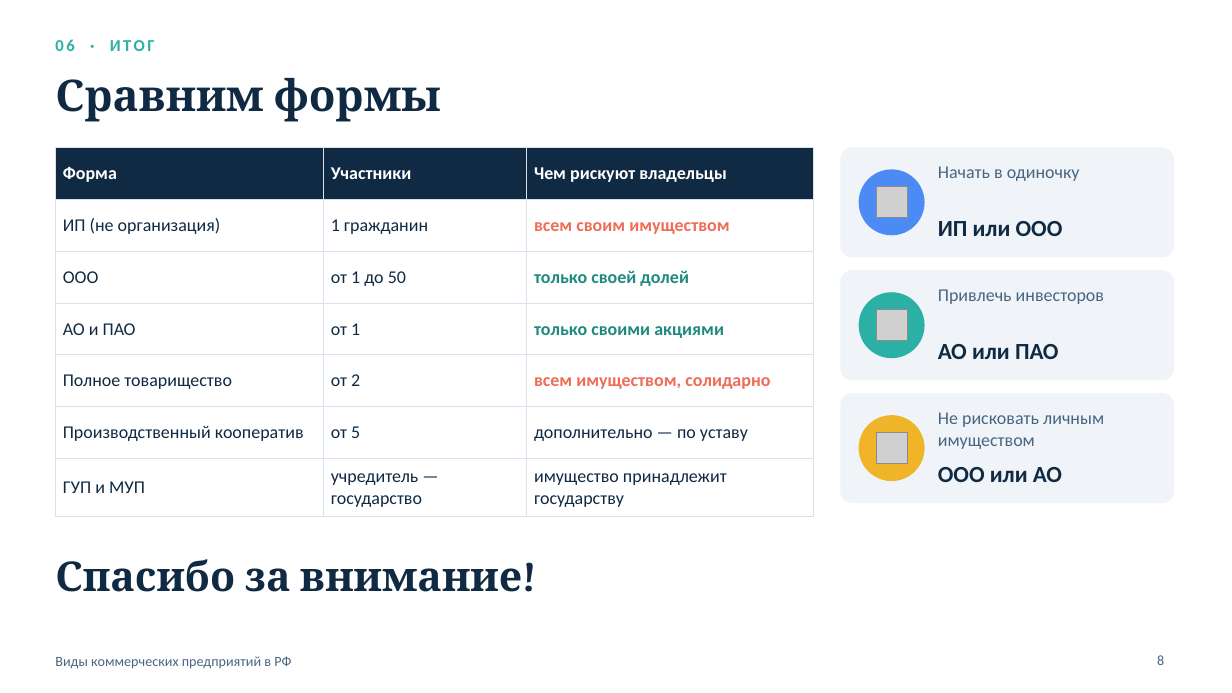
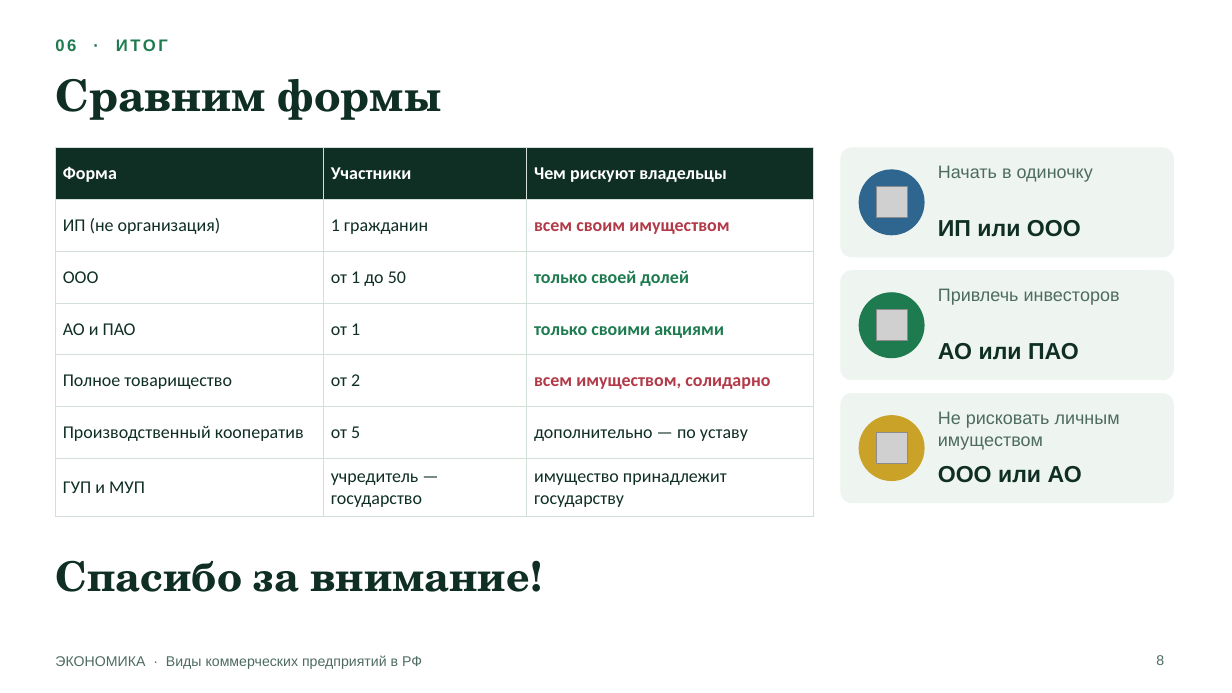
Before and after one commit to pwrnr4cts8-collab/musor, a slide deck: slide 8 of vidy_predpriyatiy/Виды_коммерческих_предприятий_РФ.pptx. Drawn at 1232x693 pixels with LibreOffice and Linux fonts; fonts in the diff are those of the drawing; grey boxes stand for pictures; background and template pictures are left out. Boxes give left, top, right and bottom in pixels: in the first picture for what was removed or moved away, otherwise in the second. Text is boxed around its words. In the diff, an @@ line names an element or a change of style, - is before the commit and + after.

```diff
--- a/vidy_predpriyatiy/Виды_коммерческих_предприятий_РФ.pptx
+++ b/vidy_predpriyatiy/Виды_коммерческих_предприятий_РФ.pptx
@@ text "06 · ИТОГ" at [55, 39, 168, 51]: font Calibri to Arial, text colour #2BB0A6 to #1E7B4F @@
@@ title "Сравним формы" at [55, 79, 441, 120]: font Cambria to TeX Gyre Schola, text colour #102A43 to #0F2E24 @@
@@ table at [55, 148, 813, 511] @@
@@ fill #102A43 to #0F2E24 in row 1 @@
@@ text colour #102A43 to #0F2E24 in "ИП (не организация)", "1 гражданин", "ООО", "от 1 до 50" and 10 more places @@
@@ text colour #EF6C57 to #B23A48 in "всем своим имуществом", "всем имуществом, солидарно" @@
@@ text colour #1F8A80 to #1E7B4F in "только своей долей", "только своими акциями" @@
@@ borders changed @@
@@ ellipse at [860, 170, 924, 235]: fill #4C8BF5 to #2F6690; outline #4C8BF5 1 pt to #2F6690 1 pt @@
@@ ellipse at [860, 293, 924, 358]: fill #2BB0A6 to #1E7B4F; outline #2BB0A6 1 pt to #1E7B4F 1 pt @@
@@ fill #F0F4F8 to #EEF4F0; outline #F0F4F8 0.75 pt to #EEF4F0 0.75 pt in 3 elements at [841, 148, 1174, 257], [841, 271, 1174, 380], [841, 394, 1174, 503] @@
@@ ellipse at [860, 416, 924, 481]: fill #F0B429 to #C9A227; outline #F0B429 1 pt to #C9A227 1 pt @@
@@ font Calibri to Arial, text colour #102A43 to #0F2E24 in 3 elements at [938, 220, 1081, 237], [938, 343, 1079, 360], [938, 466, 1082, 483] @@
@@ text "Спасибо за внимание!" at [55, 560, 530, 592]: font Cambria to TeX Gyre Schola, text colour #102A43 to #0F2E24 @@
@@ text at [55, 655, 422, 669]: text changed; font Calibri to Arial; text colour #486581 to #4D6B5F @@
-Виды коммерческих предприятий в РФ
+ЭКОНОМИКА · Виды коммерческих предприятий в РФ
@@ font Calibri to Arial, text colour #486581 to #4D6B5F in 4 elements at [938, 165, 1093, 182], [938, 288, 1120, 305], [938, 411, 1120, 450], [1156, 655, 1164, 665] @@
```
Also in this commit, not shown: 7 other slides changed, 1 other file.
